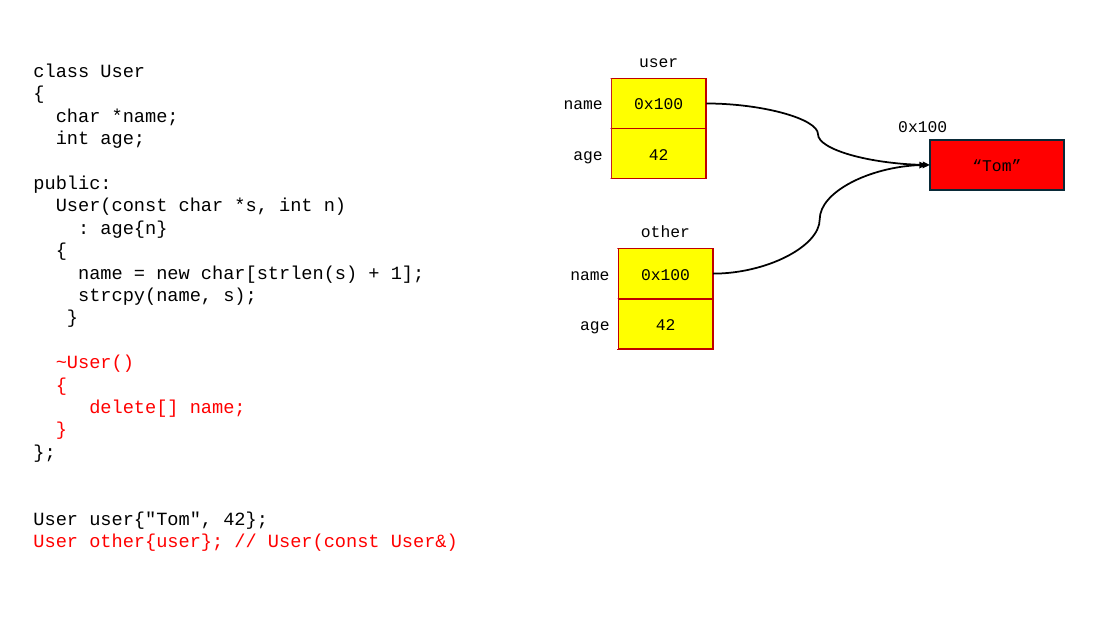
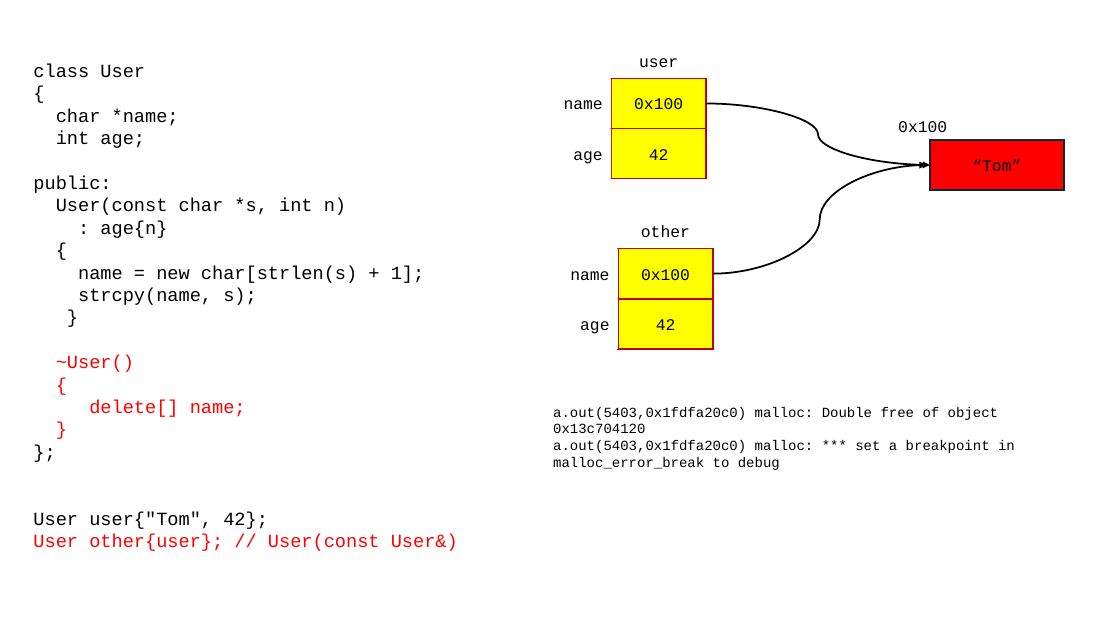
Before and after one commit to yoondev-classroom/cpp_250820, a slide deck: slide 19 of cpp_250820.pptx. Drawn at 1120x630 pixels with LibreOffice and Linux fonts; fonts in the diff are those of the drawing. Boxes give left, top, right and bottom in pixels: in the first picture for what was removed or moved away, otherwise in the second. Text is boxed around its words. In the diff, an @@ line names an element or a change of style, - is before the commit and + after.

```diff
--- a/cpp_250820.pptx
+++ b/cpp_250820.pptx
@@ text added at (553, 407, 1015, 470), 12 pt, text #000000 @@
+a.out(5403,0x1fdfa20c0) malloc: Double free of object 0x13c704120
+a.out(5403,0x1fdfa20c0) malloc: *** set a breakpoint in malloc_error_break to debug
```
Also in this commit, not shown: 1 other file.
